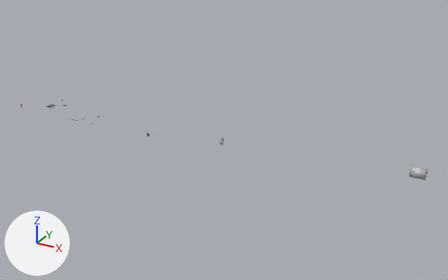
Before and after pictures for a commit that changed the glTF model web/assets/story.glb.
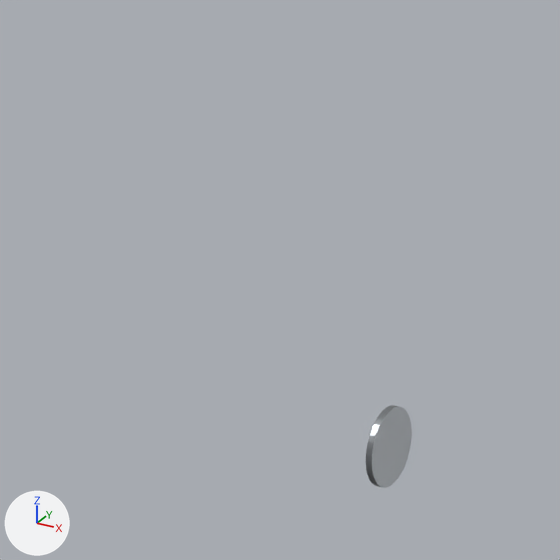
The first picture shows the older version from a camera (50 mm lens) standing at (142.8, -135.5, 66.5) and looking at (71.5, -5.7, 1.6). The close-ups show the older and then the newer version on the part from 42% to 53% of the width and 36% to 54% of the height of that picture. Only the edits that show in the close-ups are written down. Arrows for +X, +Y and +Z are at lower left; the lights stay in place. Where no turn or scale is listed for an object, it has been applied to the vertices.

In view in the first close-up: 'pod_ring'.
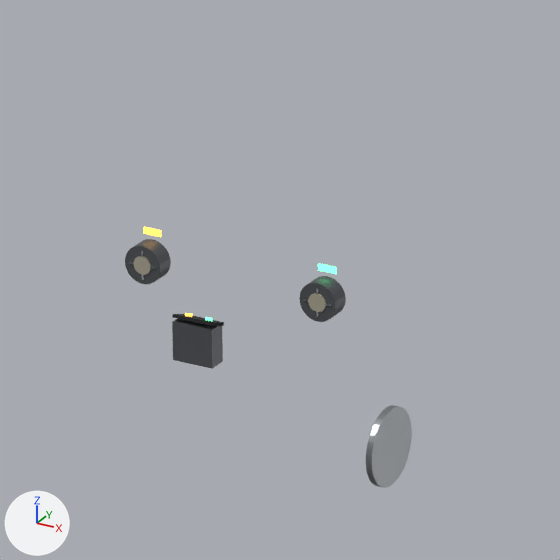
Changed parts and their boxes [x1, y1, x2, y2] in the close-ups (560 x 560 px):
'lc_base', added
    after: [172, 318, 223, 368]
'tubeB_ring', added
    after: [299, 276, 346, 322]
'tubeA_ring', added
    after: [125, 239, 171, 284]
'probeB_body', added
    after: [308, 293, 326, 312]
'lc_top', added
    after: [172, 314, 224, 326]
'probeA_body', added
    after: [134, 256, 151, 275]
'tubeB_lab', added
    after: [318, 263, 337, 274]
'tubeA_lab', added
    after: [143, 227, 161, 237]

Edits to the bpy script that builds the scene:
```text
Add mat_st_probe:
    mat_st_probe = principled_material('st_probe')
    mat_st_probe.base_color = (0.75, 0.7, 0.55)  # pale yellow #e1dac4
    mat_st_probe.metallic = 0.8
    mat_st_probe.roughness = 0.35
Add me_cube_060:
    me_cube_060.from_pydata(...)  # a box spanning x 65.35..65.85, y 0.78..0.8, z 2.06..2.24
    me_cube_060.materials.append(mat_st_green)  # green #59e795, glowing green #59ff95
Add me_cylinder_054:
    me_cylinder_054.from_pydata(...)  # a 32-sided cylinder along y spanning x -0.5..0.5, y -0.25..0.25, z -0.5..0.5
    me_cylinder_054.materials.append(mat_st_grey)  # dark grey #616569
Add me_cylinder_056:
    me_cylinder_056.from_pydata(...)  # a 20-sided cylinder along y spanning x -0.24..0.24, y -0.4..0.4, z -0.24..0.24
    me_cylinder_056.materials.append(mat_st_probe)  # pale yellow #e1dac4
Add me_cube_055:
    me_cube_055.from_pydata(...)  # a box spanning x 60.45..60.95, y 0.78..0.8, z 2.06..2.24
    me_cube_055.materials.append(mat_st_amber)  # orange #f3bc59, glowing orange #ffb33f
Add me_cube_062:
    me_cube_062.from_pydata([(-0.55, -0.246, 1.115), (-0.55, -0.218, 1.19), (-0.55, 0.318, 0.91), (-0.55, 0.346, 0.985), (0.55, -0.246, 1.115), (0.55, -0.218, 1.19), (0.55, 0.318, 0.91), (0.55, 0.346, 0.985)], [], [(0, 1, 3), (0, 3, 2), (2, 3, 7), (2, 7, 6), (6, 7, 5), (6, 5, 4), (4, 5, 1), (4, 1, 0), (2, 6, 4), (2, 4, 0), (7, 3, 1), (7, 1, 5)])
    me_cube_062.materials.append(mat_st_dark)  # black #19191d
Add me_cube_061:
    me_cube_061.from_pydata(...)  # a box spanning x -0.55..0.55, y -0.25..0.25, z 0.0..1.0
    me_cube_061.materials.append(mat_st_grey)  # dark grey #616569
Add ob_tubeb_lab:
    ob_tubeb_lab = bpy.data.objects.new('tubeB_lab', me_cube_060)
    ob_tubeb_lab.location = (0.0, 0.0, 0.0)
Add ob_tubeb_ring:
    ob_tubeb_ring = bpy.data.objects.new('tubeB_ring', me_cylinder_054)
    ob_tubeb_ring.location = (65.6, 0.55, 1.45)
Add ob_probeb_body:
    ob_probeb_body = bpy.data.objects.new('probeB_body', me_cylinder_056)
    ob_probeb_body.location = (65.6, 0.67, 1.45)
Add ob_tubea_lab:
    ob_tubea_lab = bpy.data.objects.new('tubeA_lab', me_cube_055)
    ob_tubea_lab.location = (0.0, 0.0, 0.0)
Add ob_tubea_ring:
    ob_tubea_ring = bpy.data.objects.new('tubeA_ring', me_cylinder_054.copy())
    ob_tubea_ring.location = (60.7, 0.55, 1.45)
Add ob_probea_body:
    ob_probea_body = bpy.data.objects.new('probeA_body', me_cylinder_056.copy())
    ob_probea_body.location = (60.7, 0.67, 1.45)
Add ob_lc_top:
    ob_lc_top = bpy.data.objects.new('lc_top', me_cube_062)
    ob_lc_top.location = (63.15, -1.25, 0.0)
Add ob_lc_base:
    ob_lc_base = bpy.data.objects.new('lc_base', me_cube_061)
    ob_lc_base.location = (63.15, -1.25, 0.0)
```
